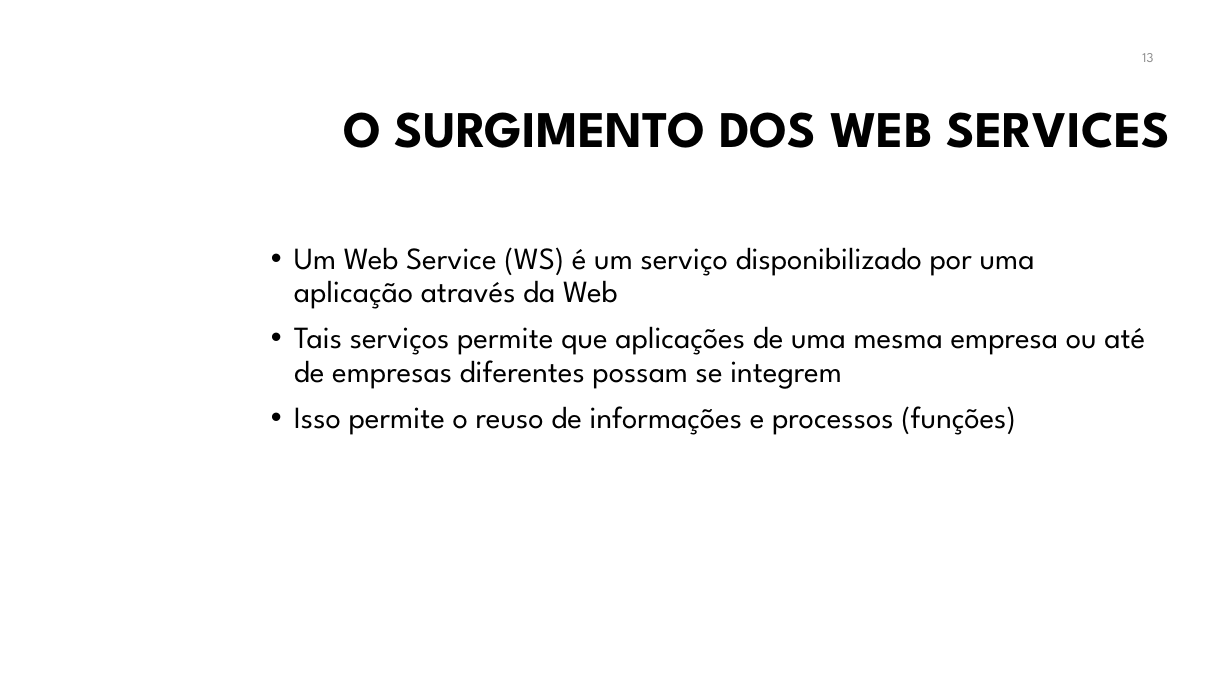
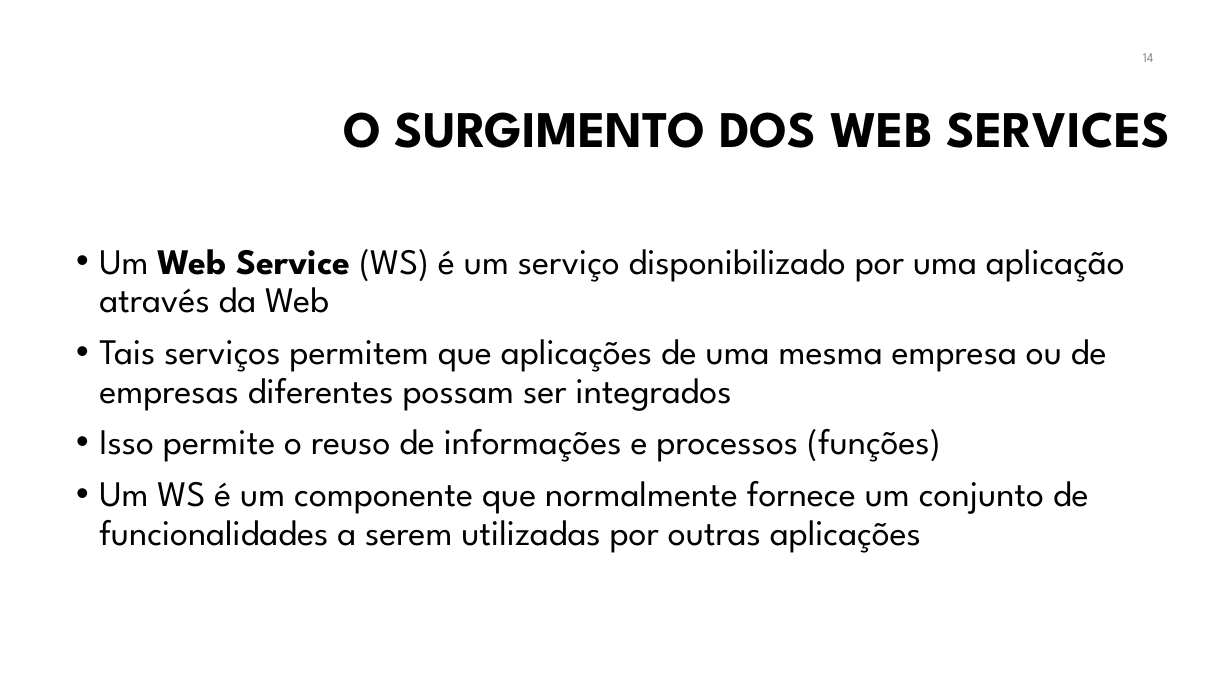
Before and after one commit to manoelcampos/sistemas-distribuidos, a slide deck: slide 14 of projects/08-webservices/webservices.pptx (slide 13 before the commit). Drawn at 1232x693 pixels with LibreOffice and Linux fonts; fonts in the diff are those of the drawing; background and template pictures are left out. Boxes give left, top, right and bottom in pixels: in the first picture for what was removed or moved away, otherwise in the second. Text is boxed around its words. In the diff, an @@ line names an element or a change of style, - is before the commit and + after.

```diff
--- a/projects/08-webservices/webservices.pptx
+++ b/projects/08-webservices/webservices.pptx
@@ page number at (x1=1143, y1=53, x2=1154, y2=62): text changed @@
-13
+14
@@ text "Um Web Service (WS) é ..." moved from (x1=294, y1=247, x2=1145, y2=435) to (x1=99, y1=249, x2=1125, y2=553) @@
@@ text at (x1=99, y1=249, x2=1125, y2=462): size 24 to 28 pt in "Um Web Service (WS) é um serviço ...", "Isso permite o reuso de informações e ..."; bold on in "Web Service" @@
@@ text at (x1=99, y1=339, x2=1107, y2=411): text changed; size 24 to 28 pt @@
-• Tais serviços permite que aplicações de uma mesma empresa ou até de empresas diferentes possam se integrem
+• Tais serviços permitem que aplicações de uma mesma empresa ou de empresas diferentes possam ser integrados
@@ text at (x1=99, y1=481, x2=1089, y2=553): paragraph added @@
+• Um WS é um componente que normalmente fornece um conjunto de funcionalidades a serem utilizadas por outras aplicações
```
Also in this commit, not shown: 23 other slides changed, 4 slides added.
